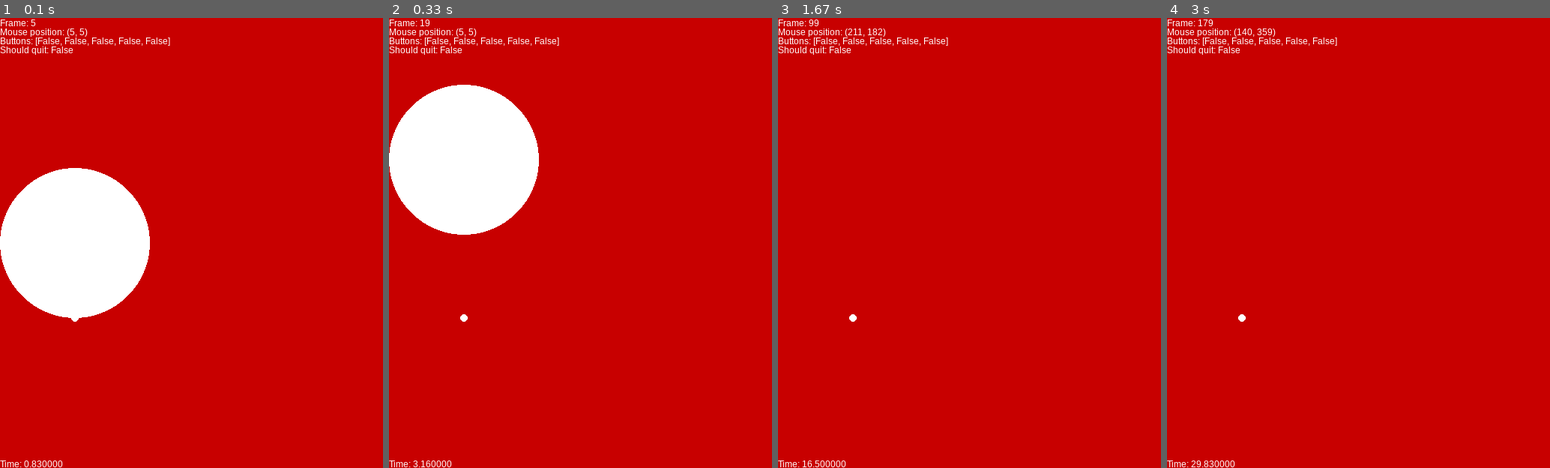
Above: before the commit, frames 1-4 (left to right).
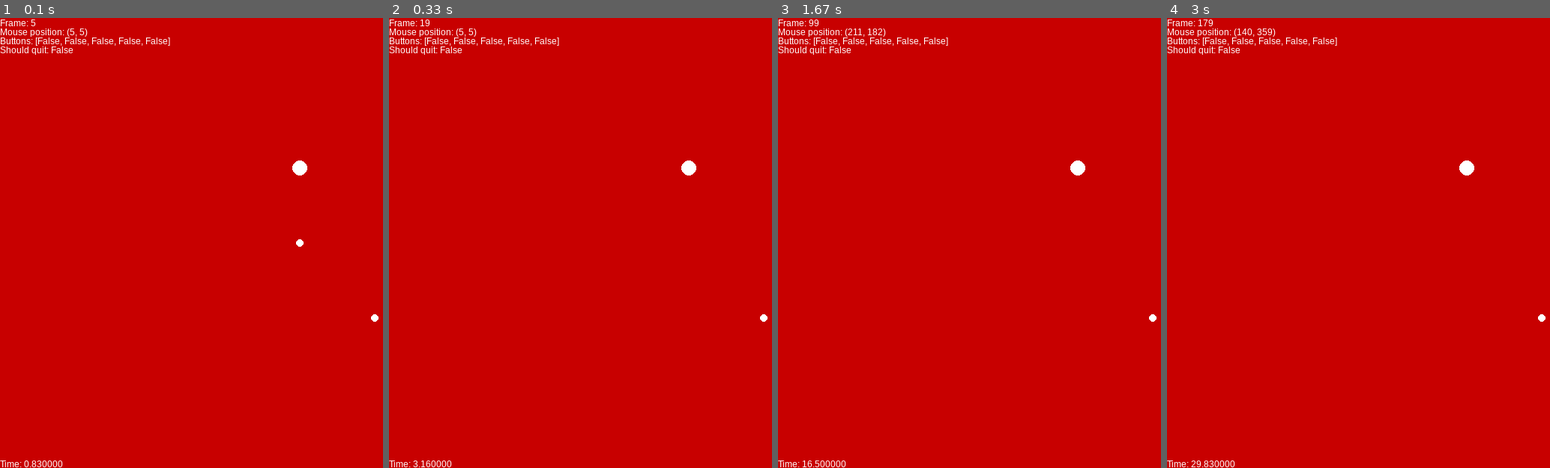
Above: after the commit, the same moments.

Repository: tiboras/IN104_Mathis_Miroux-Thibaud_Rasse
Game: pygame game, started from Project_TA/projet/main.py
The game is run twice, just before and just after one commit, with the same random seed, the same clock (stepped at 60 frames per second) and the same inputs.
Inputs (mouse positions are in pixels of both pictures, inside the frame that each line leads up to):
- Up to frame 1 (0.1 s): no input
- Up to frame 2 (0.33 s): no input
- Up to frame 3 (1.67 s): click (1076, 243) at 0.38 s; click (1138, 342) at 0.72 s; click (outside the picture) at 1.05 s; click (935, 153) at 1.38 s
- Up to frame 4 (3 s): click (1465, 297) at 1.72 s; click (1381, 148) at 2.05 s; click (outside the picture) at 2.38 s; click (1270, 288) at 2.72 s

The runs differ from the first frame. In frame 1, 10% of the frame differs, in the area x 0-99%, y 31-68%; in frame 2, 10%; in frame 3, 0.2%; in frame 4, 0.2%.

Commit message:
pbm d'affichage + tests vérifiés
Pas tous les tests fonctionnent, essentiellement à case du fait que notre caméra se situe au milieu et deux erreurs dues au fait que norm n'est pas définie

Diff:
--- a/Project_TA/projet/main.py
+++ b/Project_TA/projet/main.py
@@ -2,8 +2,8 @@
 
 from simulator import Simulator, World, Body
 from simulator.utils.vector import Vector2
-from simulator.solvers import DummySolver
-from simulator.physics.engine import DummyEngine
+from simulator.solvers.solver import ISolver
+from simulator.physics.engine import IEngine
 from simulator.graphics import Screen
 
 import pygame as pg
@@ -12,17 +12,22 @@
     b1 = Body(Vector2(100, 300),
               velocity=Vector2(0, 0),
               mass=10,
-              draw_radius=100)
+              draw_radius=10)
     b2 = Body(Vector2(100, 400),
               velocity=Vector2(0, 10),
               mass=1,
               draw_radius=5)
 
+    b3 = Body(Vector2(200, 500),
+              velocity=Vector2(0, 100),
+              mass=1,
+              draw_radius=5)
     world = World()
     world.add(b1)
     world.add(b2)
+    world.add(b3)
 
-    simulator = Simulator(world, DummyEngine, DummySolver)
+    simulator = Simulator(world, IEngine, ISolver)
 
     screen_size = Vector2(800, 600)
     screen = Screen(screen_size,
@@ -33,6 +38,7 @@
     # this coefficient controls the speed
     # of the simulation
     time_scale = 10
+    print(len(world))
 
     print("Start program")
     while not screen.should_quit:
--- a/Project_TA/projet/simulator/graphics/camera.py
+++ b/Project_TA/projet/simulator/graphics/camera.py
@@ -1,20 +1,20 @@
 
 from ..utils.vector import Vector2
 """Initialement la caméra se situe en 0,0. Sont affichées les planètes qui se situent dans l'écran c'est à dire les coordonnées 800*600.
-Le reste n'est pas affiché (coordonnées négatives).
+Le reste n'est pas affiché (coordonnées négatives). nan on est au milieu
 Le facteur scale n'est que utilisé lorsque """
 
 class Camera:
     def __init__(self, screen_size):
         self.screen_size = screen_size
-        self.position = Vector2(0, 0)
+        self.position = Vector2(100, 400)
         self.scale = 1
 
     def to_screen_coords(self, position):
         """ Converts the world-coordinate position to a screen-coordinate. """
-        test = position.__add__(self.position)
+        test = position.__sub__(self.position-Vector2(400,300))
         return test
 
     def from_screen_coords(self, position):
         """ Converts the screen-coordinate position to a world-coordinate. """
-        return position.__sub__(self.position)
+        return position.__add__(self.position-Vector2(400,300))
--- a/Project_TA/projet/simulator/tests/test_engine.py
+++ b/Project_TA/projet/simulator/tests/test_engine.py
@@ -1,7 +1,7 @@
 import unittest
 from .. import Body, World
 from ..utils.vector import Vector2, Vector
-from ..physics.engine import DummyEngine, gravitational_force
+from ..physics.engine import IEngine, gravitational_force
 from ..physics.constants import G
 
 # region Solvers
--- a/Project_TA/projet/simulator/tests/test_solver.py
+++ b/Project_TA/projet/simulator/tests/test_solver.py
@@ -1,6 +1,6 @@
 import unittest
 from math import cos, sin, sqrt, exp, pi
-from ..solvers import DummySolver
+from ..solvers.solver import ISolver
 
 # region ODE Systems
 
